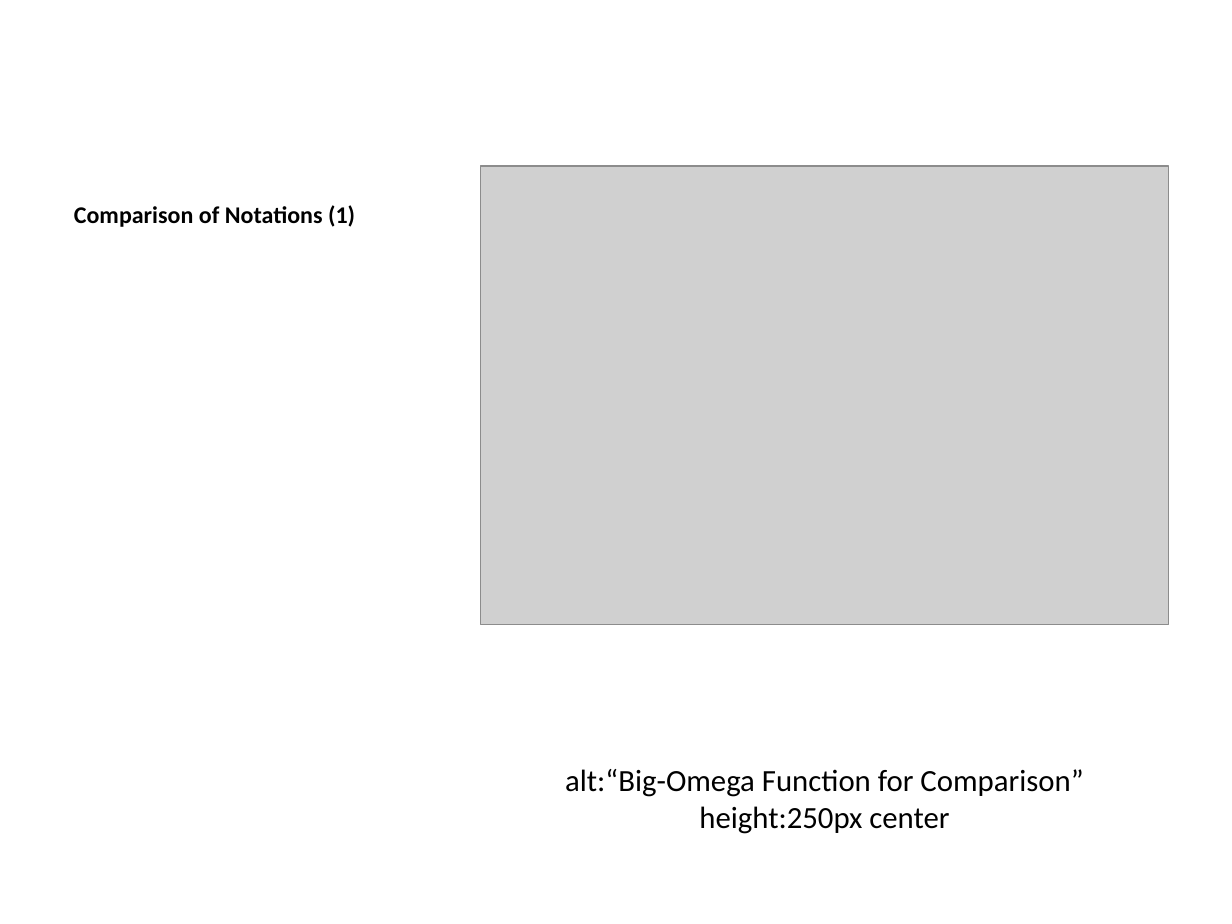
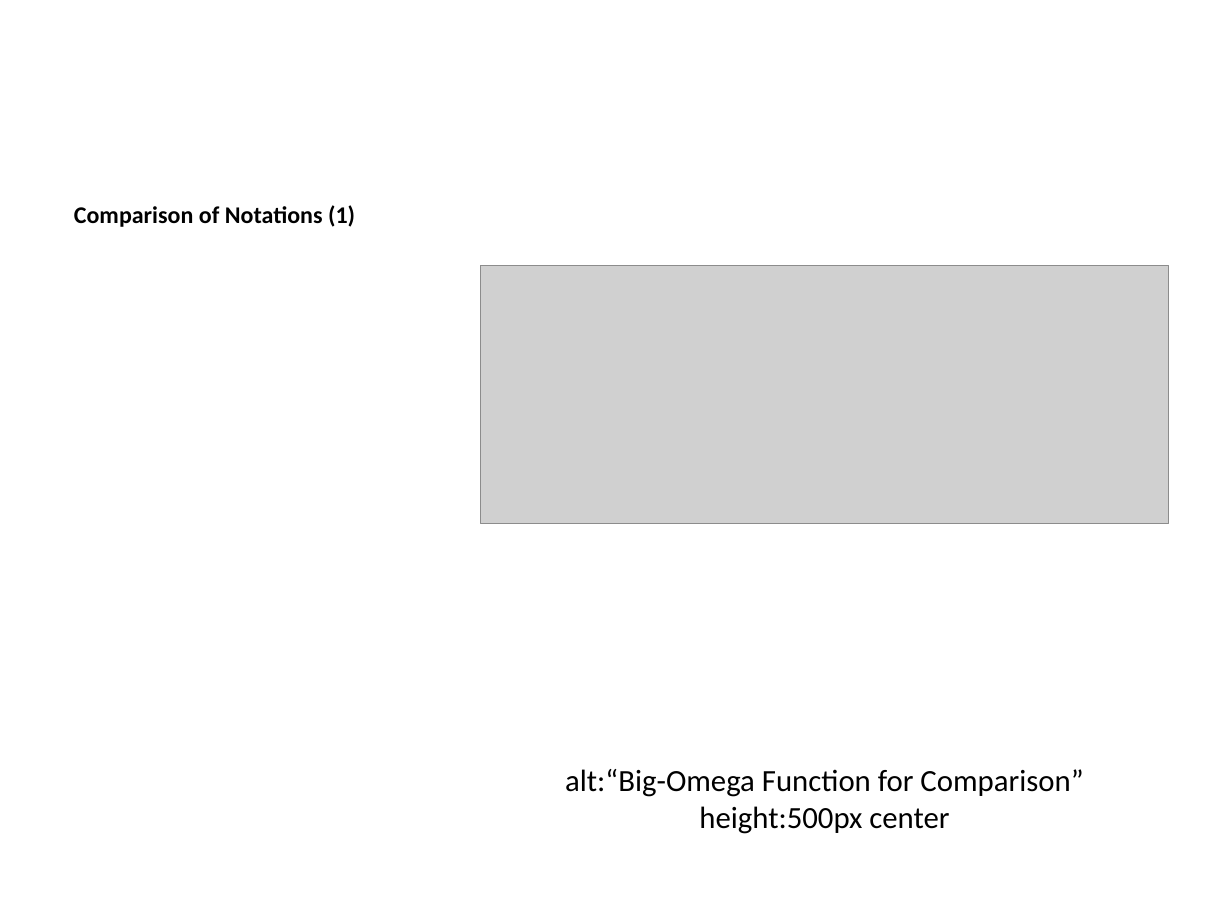
Before and after one commit to ucoruh/ce100-algorithms-and-programming-II, a slide deck: slide 97 of docs/week-1/ce100-week-1-intro.md_word.pptx (slide 100 before the commit). Drawn at 1232x924 pixels with LibreOffice and Linux fonts; fonts in the diff are those of the drawing; grey boxes stand for pictures. Boxes give left, top, right and bottom in pixels: in the first picture for what was removed or moved away, otherwise in the second. Text is boxed around its words. In the diff, an @@ line names an element or a change of style, - is before the commit and + after.

```diff
--- a/docs/week-1/ce100-week-1-intro.md_word.pptx
+++ b/docs/week-1/ce100-week-1-intro.md_word.pptx
@@ picture: place and size @@
-picture at [480, 166, 1168, 625]
+picture at [480, 265, 1168, 524]
@@ text at [565, 769, 1083, 834]: text changed @@
-alt:“Big-Omega Function for Comparison” height:250px center
+alt:“Big-Omega Function for Comparison” height:500px center
```
Also in this commit, not shown: 10 other slides changed, 1 slide added, 7 slides removed, 33 other files.
